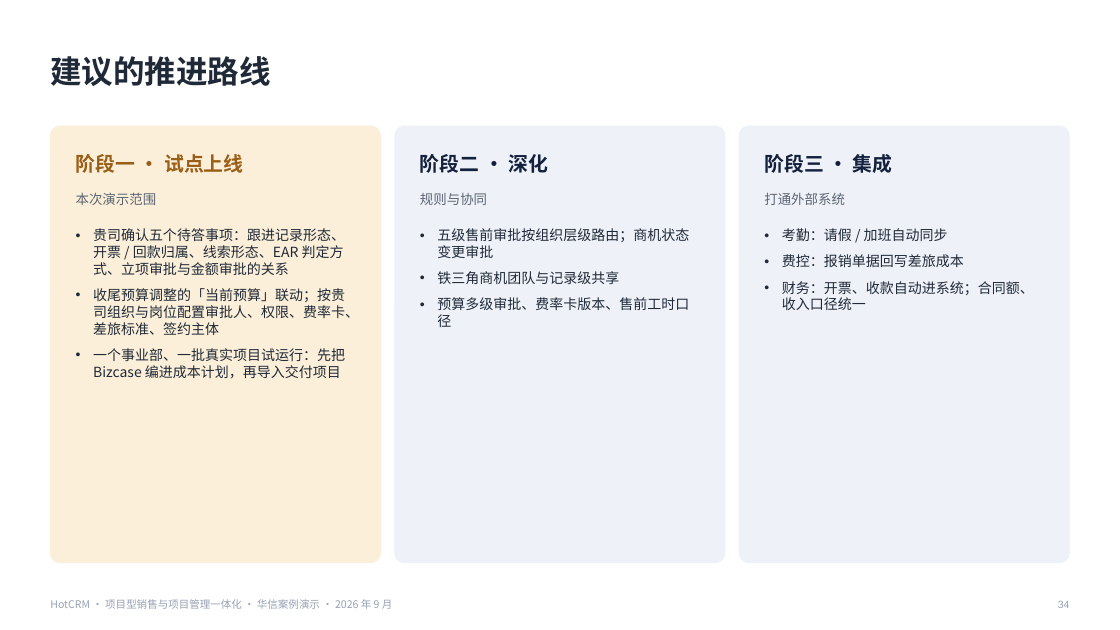
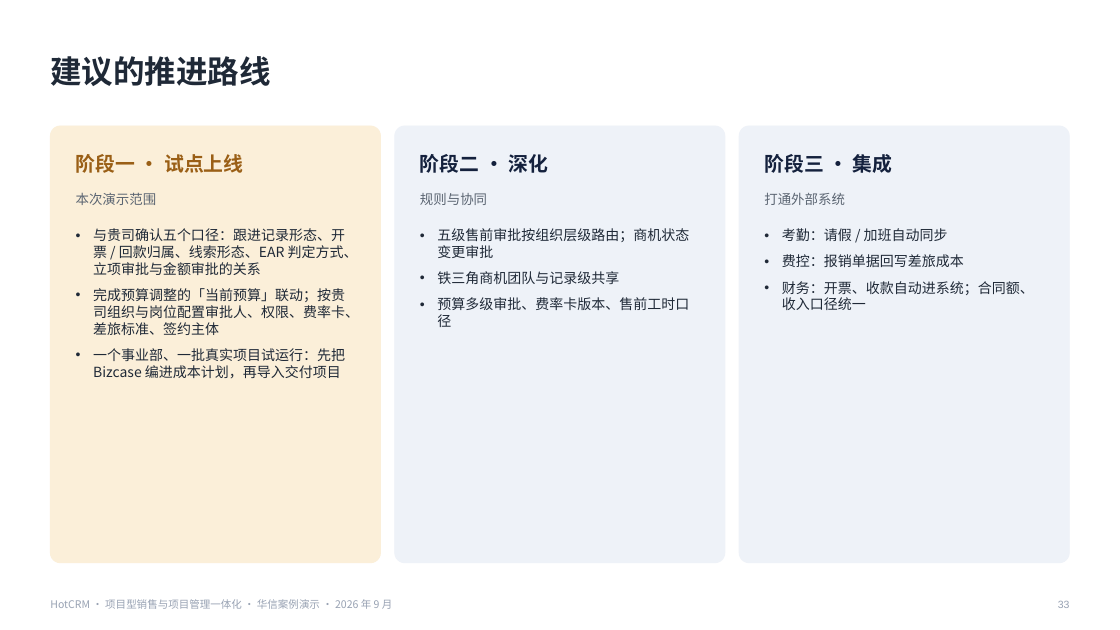
Before and after one commit to sunhaolin/hotcrm, a slide deck: slide 33 of docs/demo/psa-presales/客户汇报-华信案例.pptx (slide 34 before the commit). Drawn at 1120x630 pixels with LibreOffice and Linux fonts; fonts in the diff are those of the drawing. Boxes give left, top, right and bottom in pixels: in the first picture for what was removed or moved away, otherwise in the second. Text is boxed around its words. In the diff, an @@ line names an element or a change of style, - is before the commit and + after.

```diff
--- a/docs/demo/psa-presales/客户汇报-华信案例.pptx
+++ b/docs/demo/psa-presales/客户汇报-华信案例.pptx
@@ text at box(93, 228, 359, 335): text changed @@
-• 贵司确认五个待答事项：跟进记录形态、开票 / 回款归属、线索形态、EAR 判定方式、立项审批与金额审批的关系
-• 收尾预算调整的「当前预算」联动；按贵司组织与岗位配置审批人、权限、费率卡、差旅标准、签约主体
+• 与贵司确认五个口径：跟进记录形态、开票 / 回款归属、线索形态、EAR 判定方式、立项审批与金额审批的关系
+• 完成预算调整的「当前预算」联动；按贵司组织与岗位配置审批人、权限、费率卡、差旅标准、签约主体
@@ text at box(1058, 601, 1070, 608): text changed @@
-34
+33
```
Also in this commit, not shown: 30 other slides changed, 1 slide removed, 2 other files.
